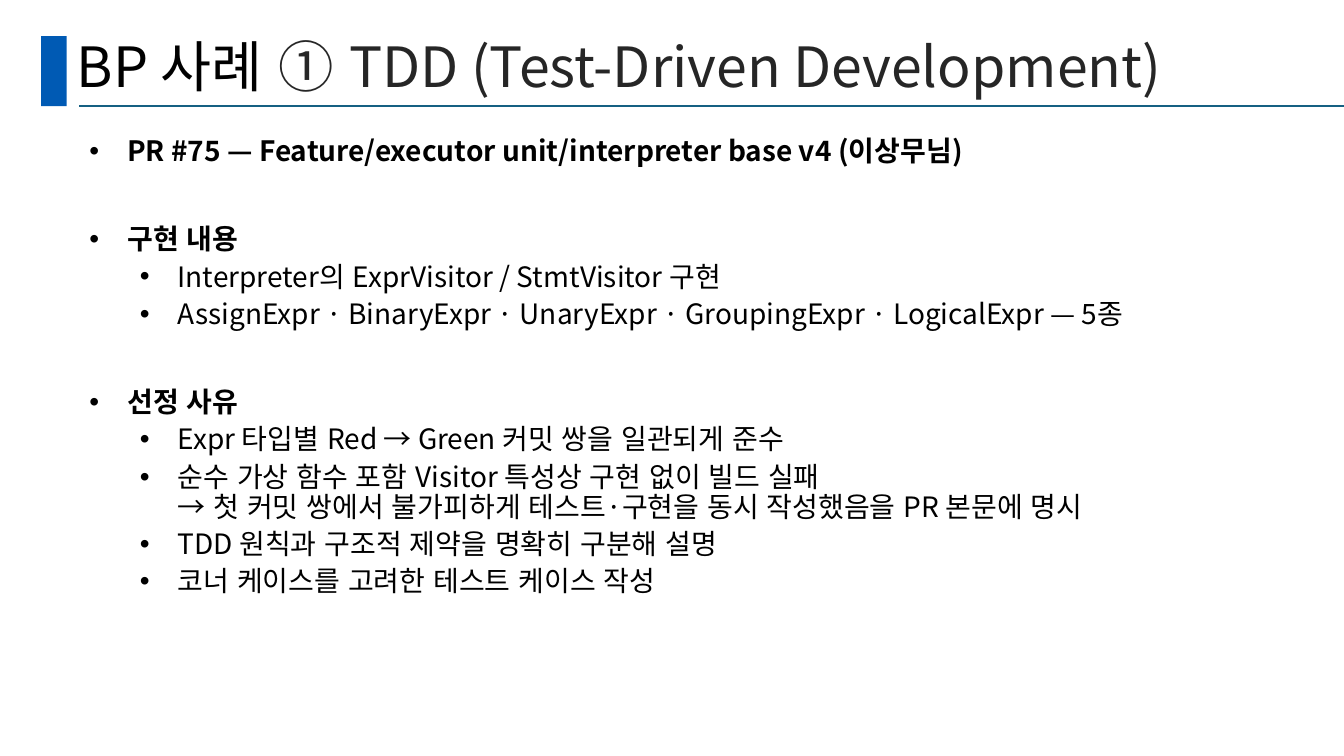
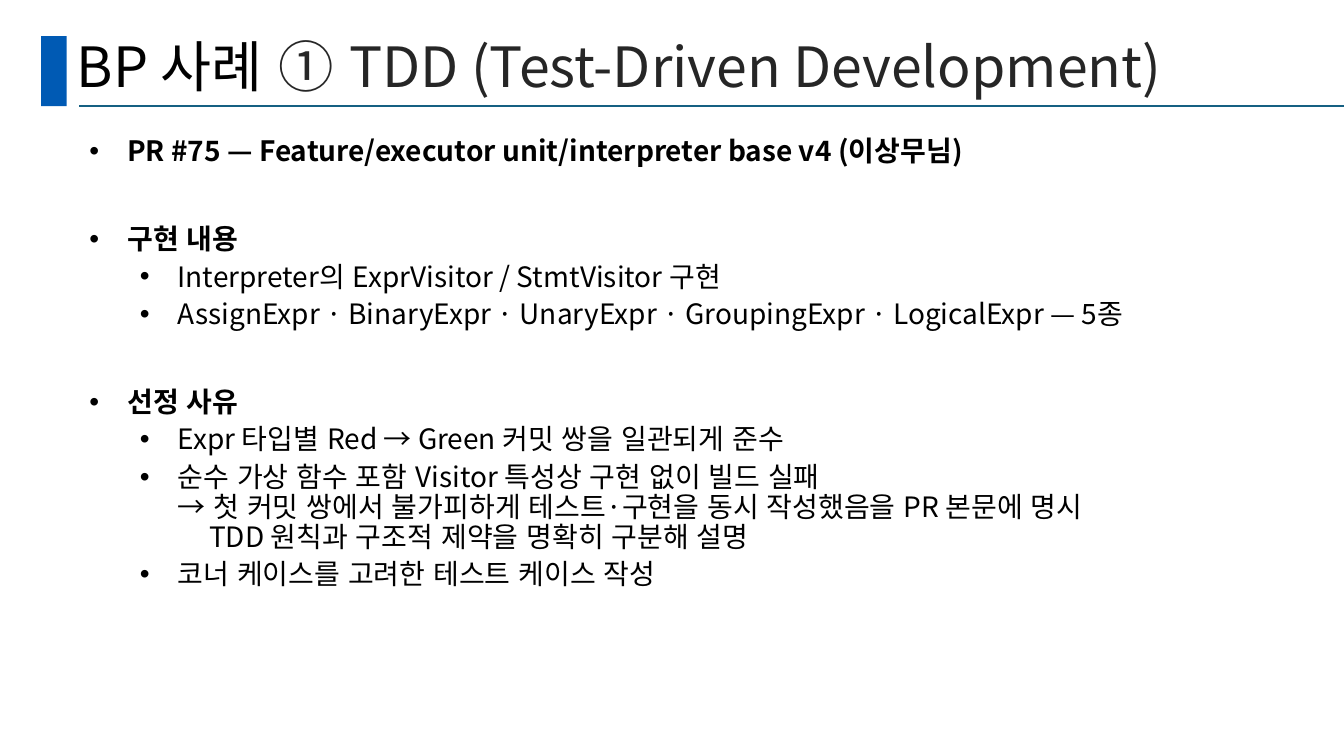
Before and after one commit to ownovadoz/CodeFabIntepreter, a slide deck: slide 12 of presentation.pptx. Drawn at 1344x756 pixels with LibreOffice and Linux fonts; fonts in the diff are those of the drawing. Boxes give left, top, right and bottom in pixels: in the first picture for what was removed or moved away, otherwise in the second. Text is boxed around its words. In the diff, an @@ line names an element or a change of style, - is before the commit and + after.

```diff
--- a/presentation.pptx
+++ b/presentation.pptx
@@ text at <box>178,463,1083,550</box>: text changed @@
-  • 순수 가상 함수 포함 Visitor 특성상 구현 없이 빌드 실패
-    → 첫 커밋 쌍에서 불가피하게 테스트·구현을 동시 작성했음을 PR 본문에 명시
-  • TDD 원칙과 구조적 제약을 명확히 구분해 설명
+  • 순수 가상 함수 포함 Visitor 특성상 구현 없이 빌드 실패
+    → 첫 커밋 쌍에서 불가피하게 테스트·구현을 동시 작성했음을 PR 본문에 명시
+    TDD 원칙과 구조적 제약을 명확히 구분해 설명
```
Also in this commit, not shown: 4 other slides changed, 1 slide added, 1 slide removed, 4 other files.
